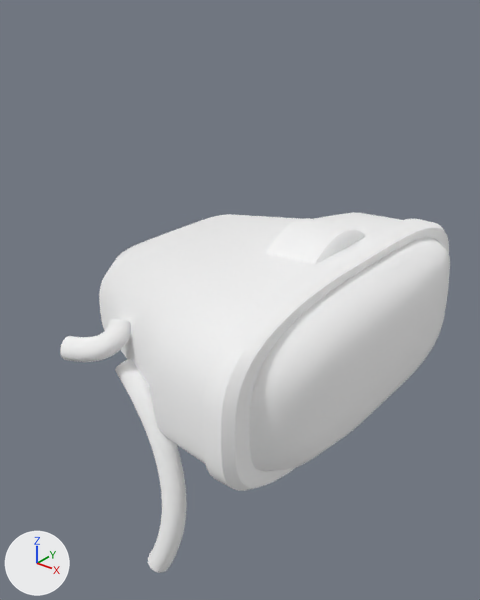
Before and after pictures for a commit that changed the glTF model Data/BikesV2/kits/corvano_mx__front2.glb.
Both versions are drawn from a 50 mm lens placed at (1.33, -0.217, 1.247), pointed at (1.163, -0.008, 1.117). The lights are fixed; the arrows at lower left show +X, +Y and +Z. The older version comes first. Vertices at exactly the same position are counted once.

Script lines for the objects in view, before the commit:
```python
me_mesh_0 = bpy.data.meshes.new('Mesh_0')
me_mesh_0.from_pydata(...)  # 3351 vertices, 6270 faces; spans x 1.098..1.237, y -0.087..0.087, z 1.019..1.157
# faces by material slot: [482, 1016, 324, 1124, 904, 148, 2272]
me_mesh_0.materials.append(mat_s064)  # white #ffffff
me_mesh_0.materials.append(mat_s065)  # white #ffffff
me_mesh_0.materials.append(mat_s066)  # white #ffffff
me_mesh_0.materials.append(mat_s067)  # white #ffffff
me_mesh_0.materials.append(mat_s068)  # white #ffffff
me_mesh_0.materials.append(mat_s069)  # white #ffffff
me_mesh_0.materials.append(mat_s070)  # white #ffffff
ob_corvano_mx__front2 = bpy.data.objects.new('corvano_mx__front2', me_mesh_0)
ob_corvano_mx__front2.location = (0.0, 0.0, 0.0)
```
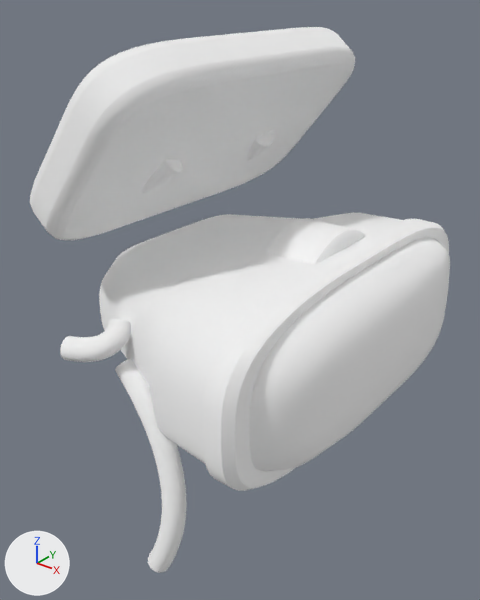
What differs and where, as boxes [x1, y1, x2, y2] in the pictures (480 x 600 px):
'corvano_mx__front2', reshaped (8% wider, 51% taller)
    before: [60, 212, 450, 573]
    after: [30, 27, 450, 573]
part 1 of me_mesh_0, added
    after: [30, 27, 355, 240]
part 2 of me_mesh_0, added
    after: [142, 160, 182, 194]
part 3 of me_mesh_0, added
    after: [247, 130, 275, 161]

What the commit changed:
Material 's074' (mat_s074) is new.
Its base color is (1.0, 1.0, 1.0) (white #ffffff).
Its metallic is 1.0.
Its roughness is 1.0.
Material 's073' (mat_s073) is new.
Its base color is (1.0, 1.0, 1.0) (white #ffffff).
Its metallic is 1.0.
Its roughness is 1.0.
Material 's072' (mat_s072) is new.
Its base color is (1.0, 1.0, 1.0) (white #ffffff).
Its metallic is 1.0.
Its roughness is 1.0.
me_mesh_0 is used by ob_corvano_mx__front2; location (0.0, 0.0, 0.0).
me_mesh_0 had 3351 vertices, 6270 faces and spanned x 1.098..1.237, y -0.087..0.087, z 1.019..1.157.
me_mesh_0 now has 3983 vertices, 7518 faces and spans x 1.098..1.237, y -0.087..0.087, z 1.019..1.228.
me_mesh_0 part 1: a new loose piece of 348 vertices spanning x 1.104..1.174, y -0.078..0.078, z 1.149..1.228, in mat_s072 (white #ffffff).
me_mesh_0 part 2: a new loose piece of 98 vertices spanning x 1.105..1.151, y -0.045..-0.025, z 1.155..1.187, in mat_s074 (white #ffffff).
me_mesh_0 part 3: a new loose piece of 98 vertices spanning x 1.105..1.151, y 0.025..0.045, z 1.155..1.187, in mat_s074 (white #ffffff).
Other edits to the shape of me_mesh_0 do not show in these pictures.
me_mesh_0 gains material mat_s072 (white #ffffff).
me_mesh_0 gains material mat_s073 (white #ffffff).
me_mesh_0 gains material mat_s074 (white #ffffff).
